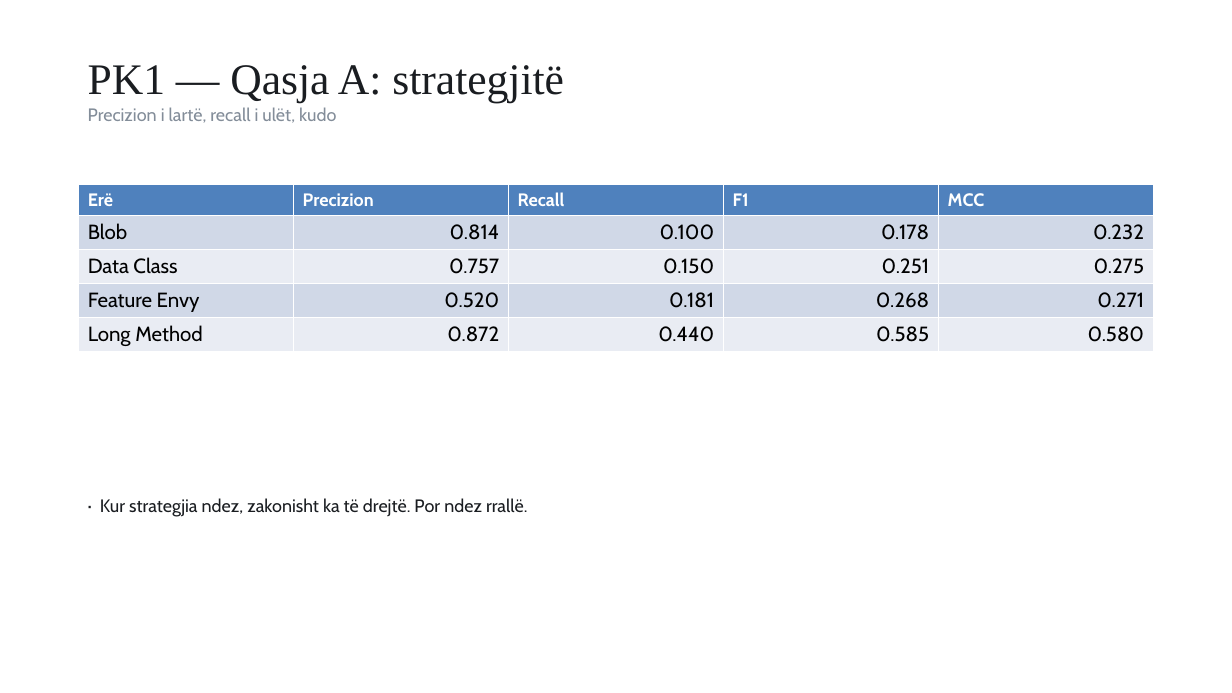
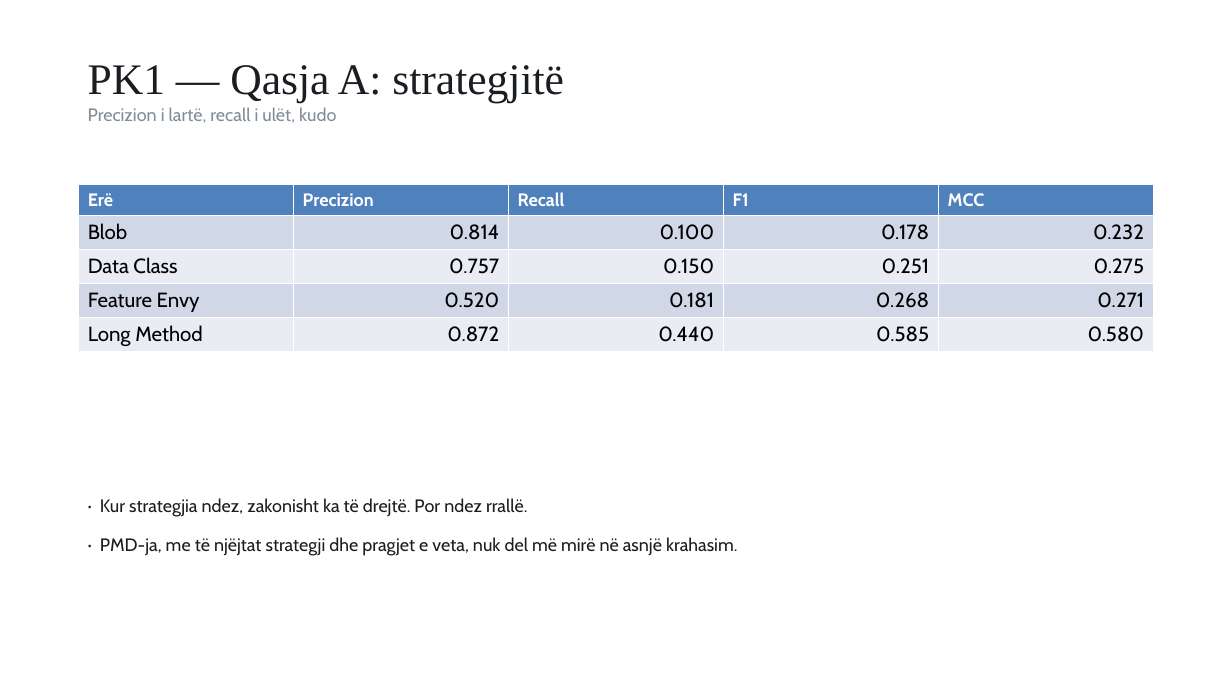
Before and after one commit to FlorentLatifi/Code-Smell-Detection-and-Refactoring-Recommendations, a slide deck: slide 7 of docs/thesis/Prezantimi_Florent_Latifi.pptx. Drawn at 1232x693 pixels with LibreOffice and Linux fonts; fonts in the diff are those of the drawing. Boxes give left, top, right and bottom in pixels: in the first picture for what was removed or moved away, otherwise in the second. Text is boxed around its words. In the diff, an @@ line names an element or a change of style, - is before the commit and + after.

Commit message:
Përditëso abstraktin, validimin, ndërfaqen dhe prezantimin (#8)
Abstrakti merr pranueshmërinë e rishkrimeve dhe mbetet nën 360 fjalë. Te
4.10 numrat e testeve të 8 tetorit (797 dhe 173), te 4.8 mënyra e thjeshtë
dhe te 4.11 imazhi Docker. Prezantimi merr krahasimin me PMD-në, sllajdin
«A ia vlejnë rishkrimet?» dhe saktëson verifikimin dhe kufizimet (VD-147).

```diff
--- a/docs/thesis/Prezantimi_Florent_Latifi.pptx
+++ b/docs/thesis/Prezantimi_Florent_Latifi.pptx
@@ text at (x1=100, y1=537, x2=737, y2=556): paragraph added @@
+· PMD-ja, me të njëjtat strategji dhe pragjet e veta, nuk del më mirë në asnjë krahasim.
```
Also in this commit, not shown: 3 other slides changed, 1 slide added, 6 other files.
